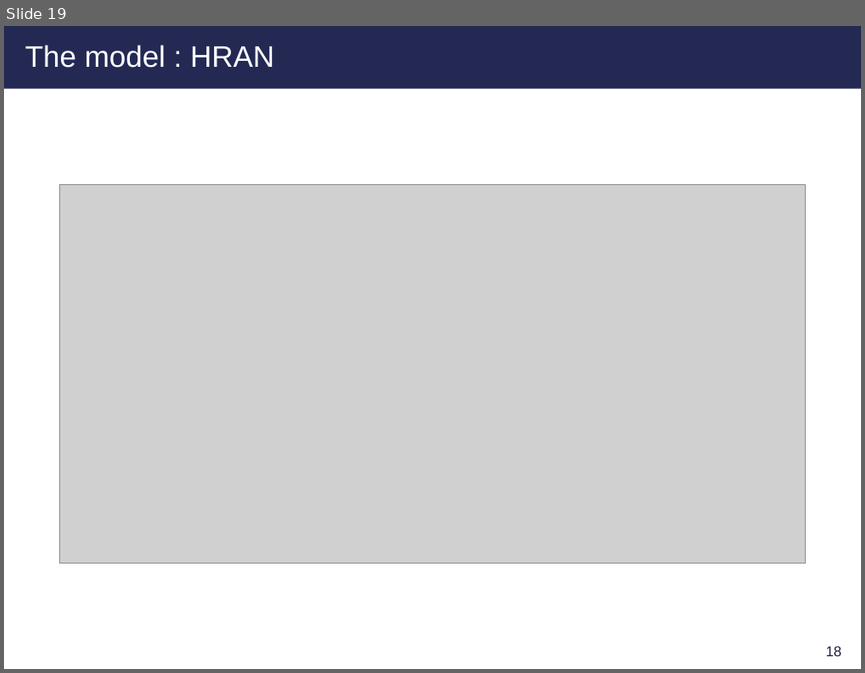
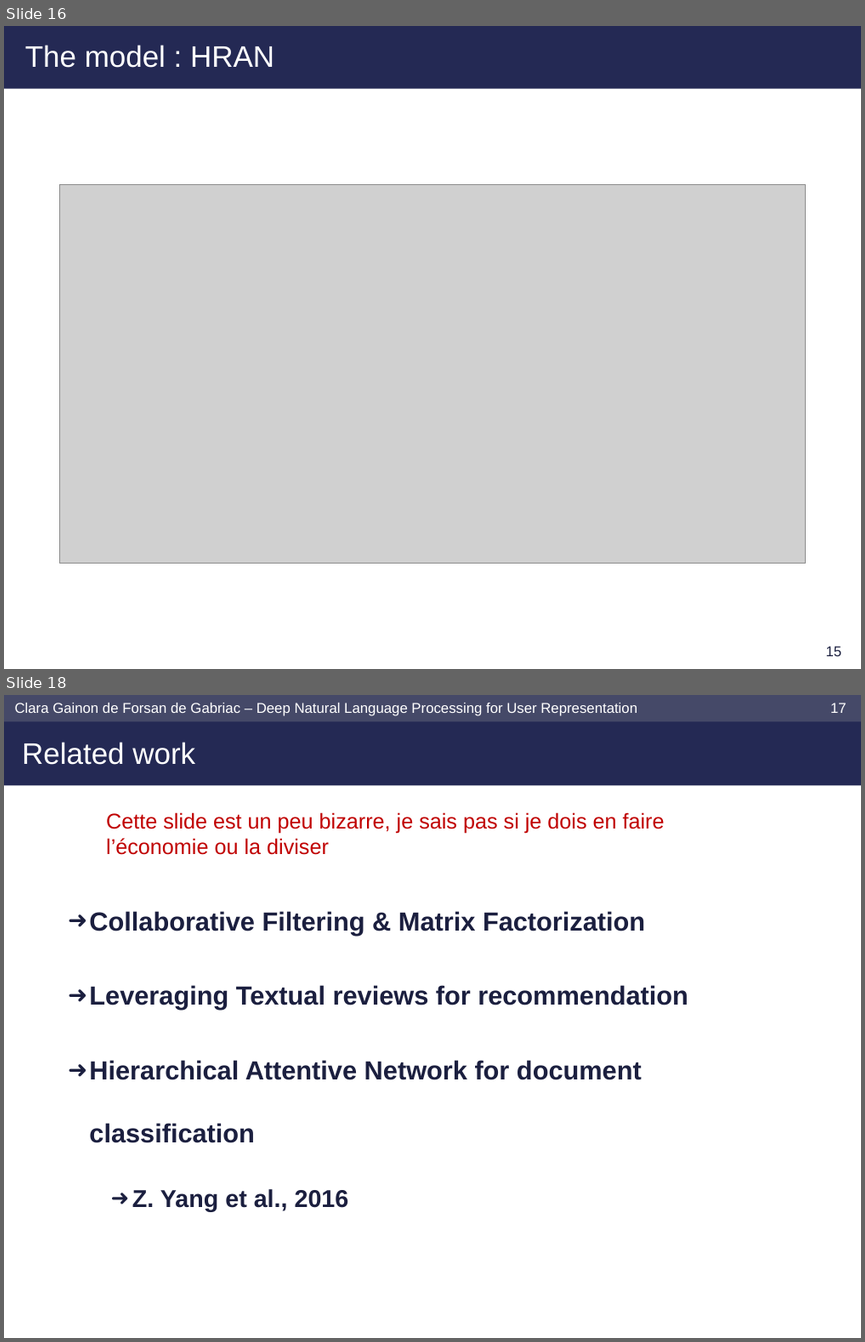
Before and after one commit to clara-gdef/defense, a slide deck: defense.pptx. Shown one above the other, each under a label of ours: slide 19 before the commit, slides 16 and 18 after it; the slides between them are not shown. The pictures are 865x673 and 865x1342 pixels, drawn with LibreOffice and Linux fonts; fonts in the diff are those of the drawing; grey boxes stand for pictures; background and template pictures are left out. Boxes give left, top, right and bottom in pixels: in the first picture for what was removed or moved away, otherwise in the second. Text is boxed around its words. In the diff, an @@ line names an element or a change of style, - is before the commit and + after.

```diff
--- a/defense.pptx
+++ b/defense.pptx
@@ slide 18 added at <box>4,695,861,1338</box>, background #FFFFFF @@
@@ rectangle added at <box>4,695,861,785</box>, fill #242954 @@
@@ rectangle added at <box>4,695,861,721</box>, fill #454968 @@
@@ text added at <box>15,703,637,716</box>, 12 pt, text #FFFFFF @@
+Clara Gainon de Forsan de Gabriac – Deep Natural Language Processing for User Representation
@@ page number added at <box>830,703,846,713</box>, 12 pt, text #FFFFFF @@
+17
@@ title added at <box>22,742,195,765</box>, 25 pt, text #FFFFFF @@
+Related work
@@ text added at <box>106,812,664,855</box>, 18 pt, text #C00000 @@
+Cette slide est un peu bizarre, je sais pas si je dois en faire l’économie ou la diviser
@@ text added at <box>89,911,688,1212</box>, 22 pt, text #1B1F3F, bold @@
+➜ Collaborative Filtering & Matrix Factorization
+➜ Leveraging Textual reviews for recommendation
+➜ Hierarchical Attentive Network for document classification
+  ➜ Z. Yang et al., 2016
@@ what was slide 19 is now slide 16 @@
@@ page number at <box>826,646,842,656</box>: text changed @@
-18
+15
```
Also in this commit, not shown: 11 slides changed, 1 slide removed.
